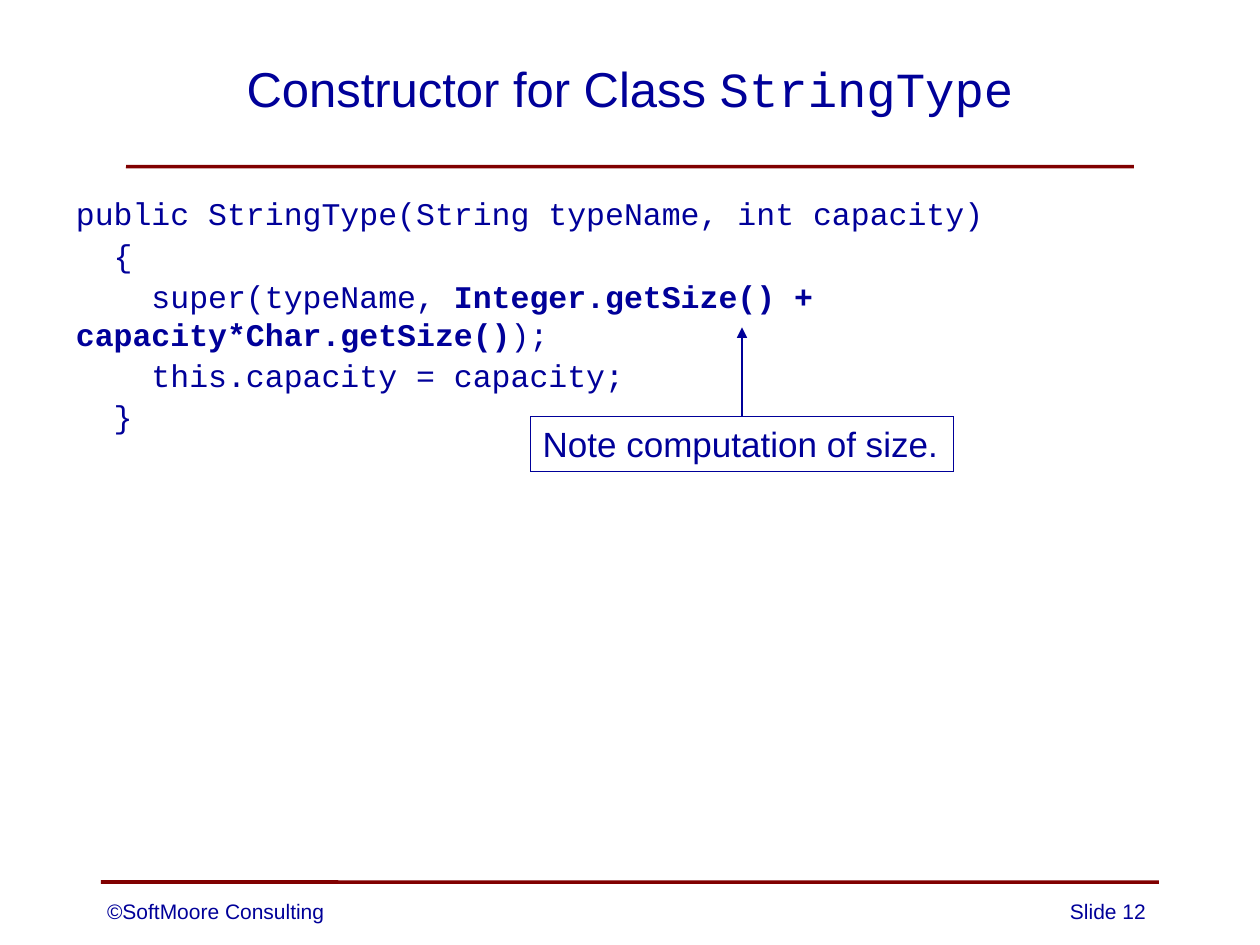
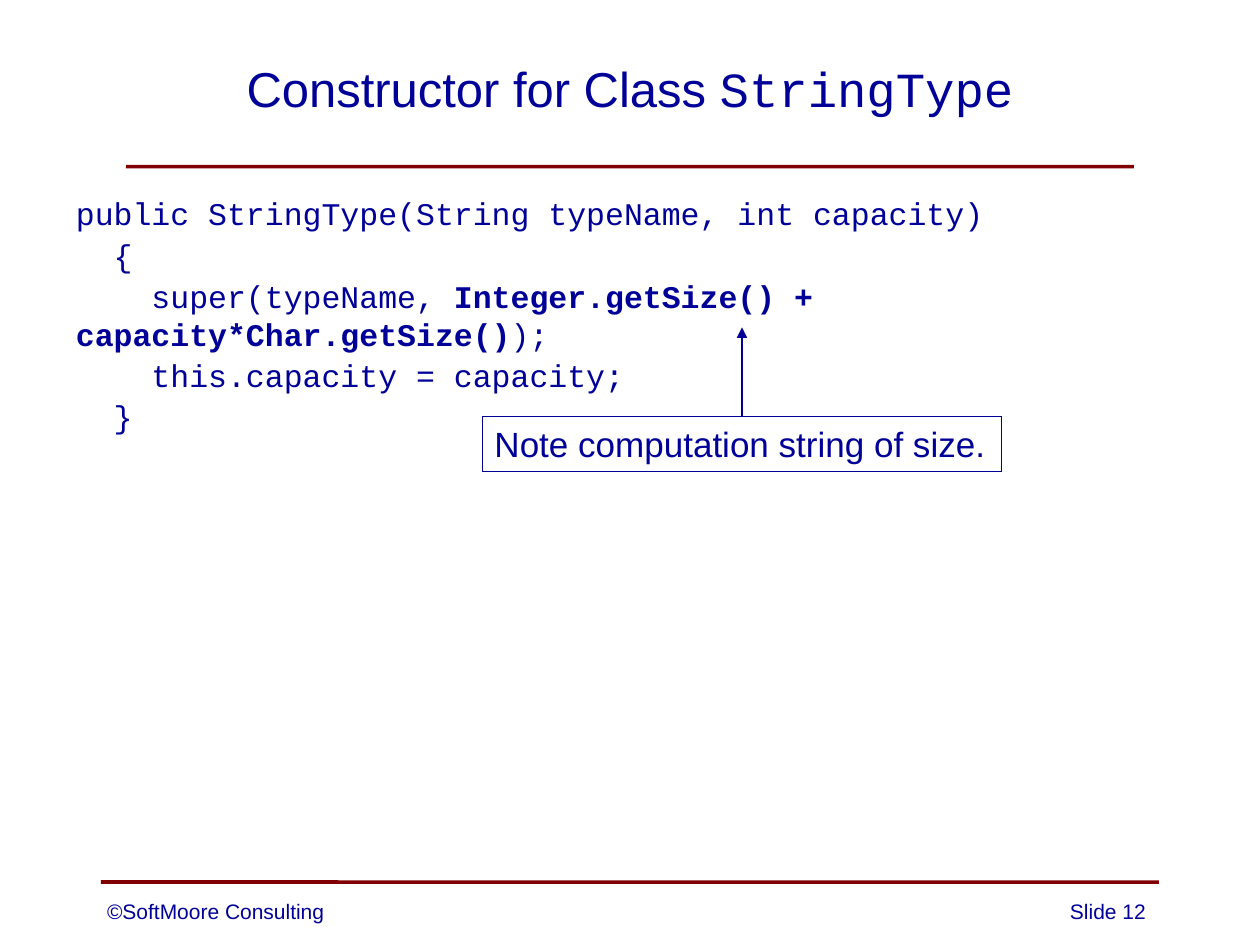
Before and after one commit to SoftMoore/CPRL-Java-3rd, a slide deck: slide 12 of PowerPoints/15 - Strings.pptx. Drawn at 1260x945 pixels with LibreOffice and Linux fonts; fonts in the diff are those of the drawing. Boxes give left, top, right and bottom in pixels: in the first picture for what was removed or moved away, otherwise in the second. Text is boxed around its words. In the diff, an @@ line names an element or a change of style, - is before the commit and + after.

```diff
--- a/PowerPoints/15 - Strings.pptx
+++ b/PowerPoints/15 - Strings.pptx
@@ rectangle "Note computation string of size.": place and size @@
-rectangle "Note computation string of size." at <box>530,417,954,472</box>
+rectangle "Note computation string of size." at <box>483,417,1003,472</box>
@@ text in rectangle at <box>494,431,985,464</box>: text changed @@
-Note computation of size.
+Note computation string of size.
```
Also in this commit, not shown: 2 other slides changed.
